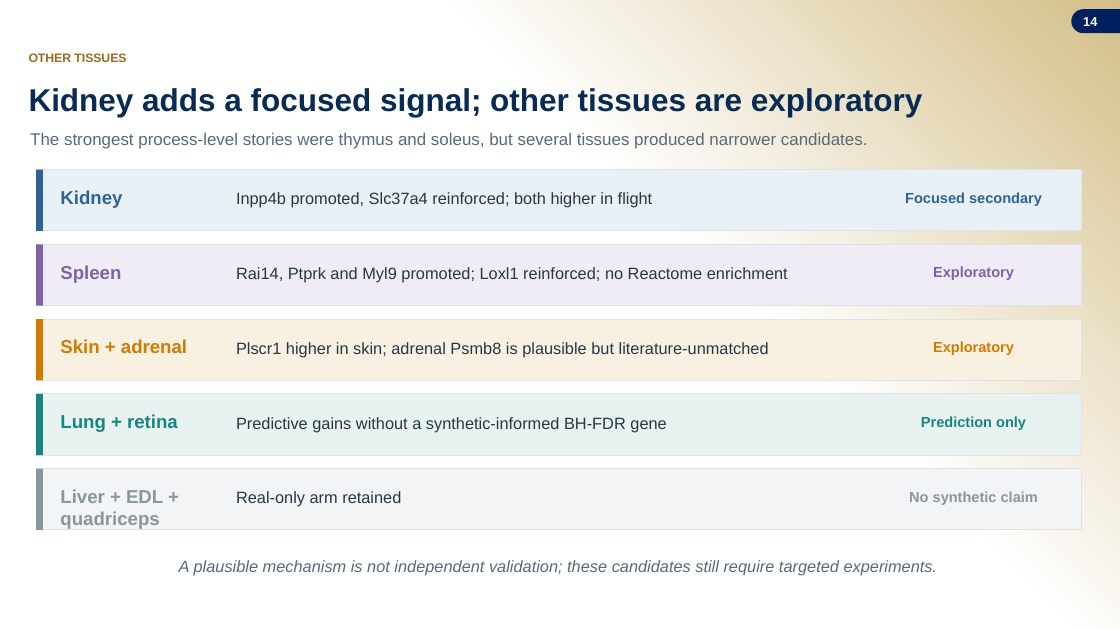
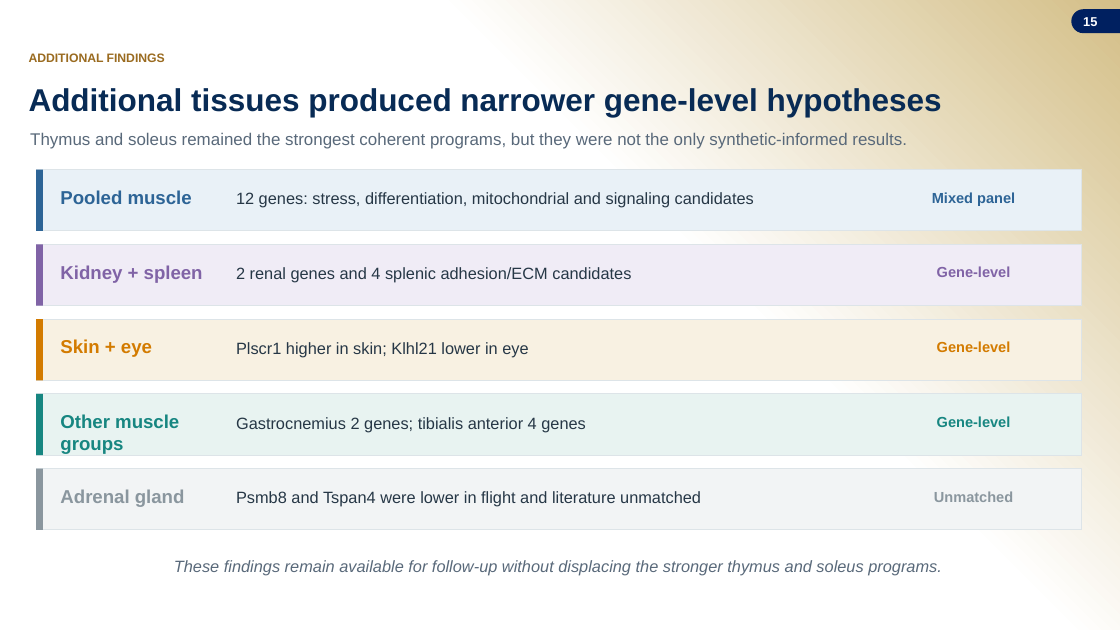
Before and after one commit to jasont314/nasa-mouse, a slide deck: slide 15 of presentation/SLSTP_2026_Generative_Transcriptomics.pptx (slide 14 before the commit). Drawn at 1120x630 pixels with LibreOffice and Linux fonts; fonts in the diff are those of the drawing; background and template pictures are left out. Boxes give left, top, right and bottom in pixels: in the first picture for what was removed or moved away, otherwise in the second. Text is boxed around its words. In the diff, an @@ line names an element or a change of style, - is before the commit and + after.

Commit message:
Show independent annotation axes across all tissues

```diff
--- a/presentation/SLSTP_2026_Generative_Transcriptomics.pptx
+++ b/presentation/SLSTP_2026_Generative_Transcriptomics.pptx
@@ page number at bbox=[1083, 17, 1097, 26]: text changed @@
-14
+15
@@ text at bbox=[29, 53, 165, 62]: text changed @@
-OTHER TISSUES
+ADDITIONAL FINDINGS
@@ text at bbox=[29, 88, 942, 117]: text changed @@
-Kidney adds a focused signal; other tissues are exploratory
+Additional tissues produced narrower gene-level hypotheses
@@ text at bbox=[30, 132, 907, 149]: text changed @@
-The strongest process-level stories were thymus and soleus, but several tissues produced narrower candidates.
+Thymus and soleus remained the strongest coherent programs, but they were not the only synthetic-informed results.
@@ text at bbox=[60, 190, 192, 204]: text changed @@
-Kidney
+Pooled muscle
@@ text at bbox=[236, 192, 754, 208]: text changed @@
-Inpp4b promoted, Slc37a4 reinforced; both higher in flight
+12 genes: stress, differentiation, mitochondrial and signaling candidates
@@ text at bbox=[932, 192, 1015, 206]: text changed @@
-Focused secondary
+Mixed panel
@@ text at bbox=[60, 265, 203, 283]: text changed @@
-Spleen
+Kidney + spleen
@@ text at bbox=[236, 267, 631, 283]: text changed @@
-Rai14, Ptprk and Myl9 promoted; Loxl1 reinforced; no Reactome enrichment
+2 renal genes and 4 splenic adhesion/ECM candidates
@@ text at bbox=[937, 266, 1011, 277]: text changed @@
-Exploratory
+Gene-level
@@ text at bbox=[60, 339, 152, 357]: text changed @@
-Skin + adrenal
+Skin + eye
@@ text at bbox=[236, 342, 528, 358]: text changed @@
-Plscr1 higher in skin; adrenal Psmb8 is plausible but literature-unmatched
+Plscr1 higher in skin; Klhl21 lower in eye
@@ text at bbox=[937, 341, 1011, 352]: text changed @@
-Exploratory
+Gene-level
@@ text at bbox=[60, 414, 179, 454]: text changed @@
-Lung + retina
+Other muscle groups
@@ text at bbox=[236, 417, 586, 432]: text changed @@
-Predictive gains without a synthetic-informed BH-FDR gene
+Gastrocnemius 2 genes; tibialis anterior 4 genes
@@ text at bbox=[937, 416, 1011, 427]: text changed @@
-Prediction only
+Gene-level
@@ text at bbox=[60, 489, 185, 507]: text changed @@
-Liver + EDL + quadriceps
+Adrenal gland
@@ text at bbox=[236, 491, 701, 507]: text changed @@
-Real-only arm retained
+Psmb8 and Tspan4 were lower in flight and literature unmatched
@@ text at bbox=[934, 491, 1013, 502]: text changed @@
-No synthetic claim
+Unmatched
@@ text at bbox=[174, 560, 942, 576]: text changed @@
-A plausible mechanism is not independent validation; these candidates still require targeted experiments.
+These findings remain available for follow-up without displacing the stronger thymus and soleus programs.
```
Also in this commit, not shown: 3 other slides changed, 1 slide added, 2 other files.
